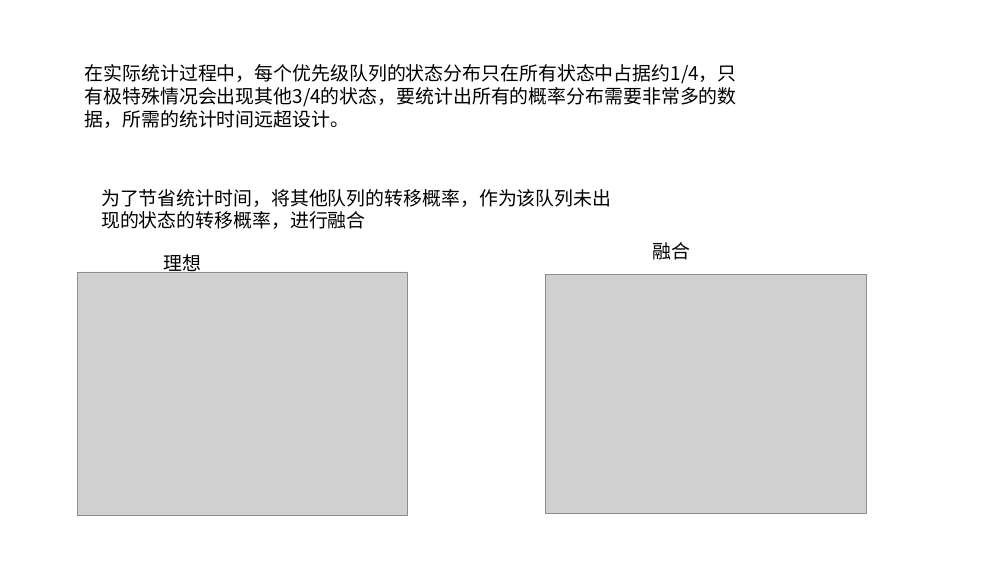
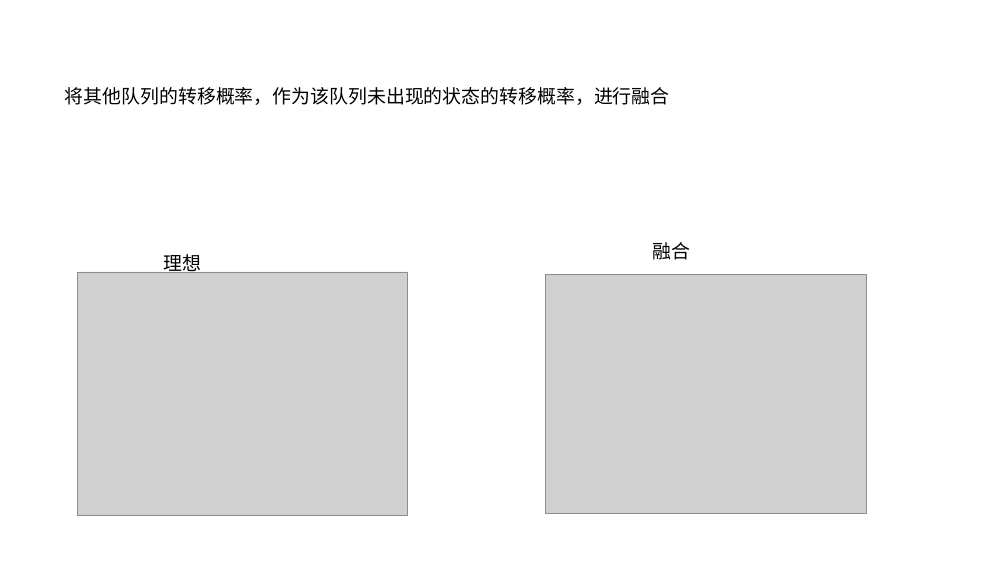
Before and after one commit to JinPeng-Zhang/RMAB, a slide deck: slide 28 of PPT/算法整理.pptx (slide 24 before the commit). Drawn at 1008x567 pixels with LibreOffice and Linux fonts; fonts in the diff are those of the drawing; grey boxes stand for pictures. Boxes give left, top, right and bottom in pixels: in the first picture for what was removed or moved away, otherwise in the second. Text is boxed around its words. In the diff, an @@ line names an element or a change of style, - is before the commit and + after.

```diff
--- a/PPT/算法整理.pptx
+++ b/PPT/算法整理.pptx
@@ text at box(65, 87, 670, 105): text changed @@
-为了节省统计时间，将其他队列的转移概率，作为该队列未出现的状态的转移概率，进行融合
+将其他队列的转移概率，作为该队列未出现的状态的转移概率，进行融合
@@ text removed at box(85, 64, 737, 128) @@
-在实际统计过程中，每个优先级队列的状态分布只在所有状态中占据约1/4，只有极特殊情况会出现其他3/4的状态，要统计出所有的概率分布需要非常多的数据，所需的统计时间远超设计。
```
Also in this commit, not shown: 13 other slides changed, 7 slides added, 9 other files.
